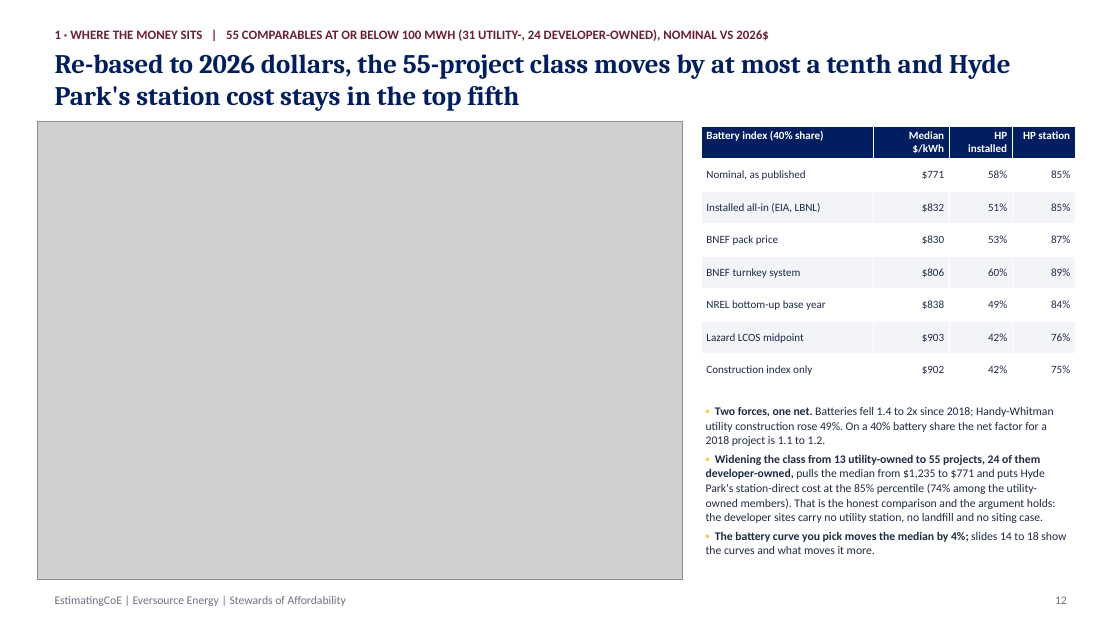
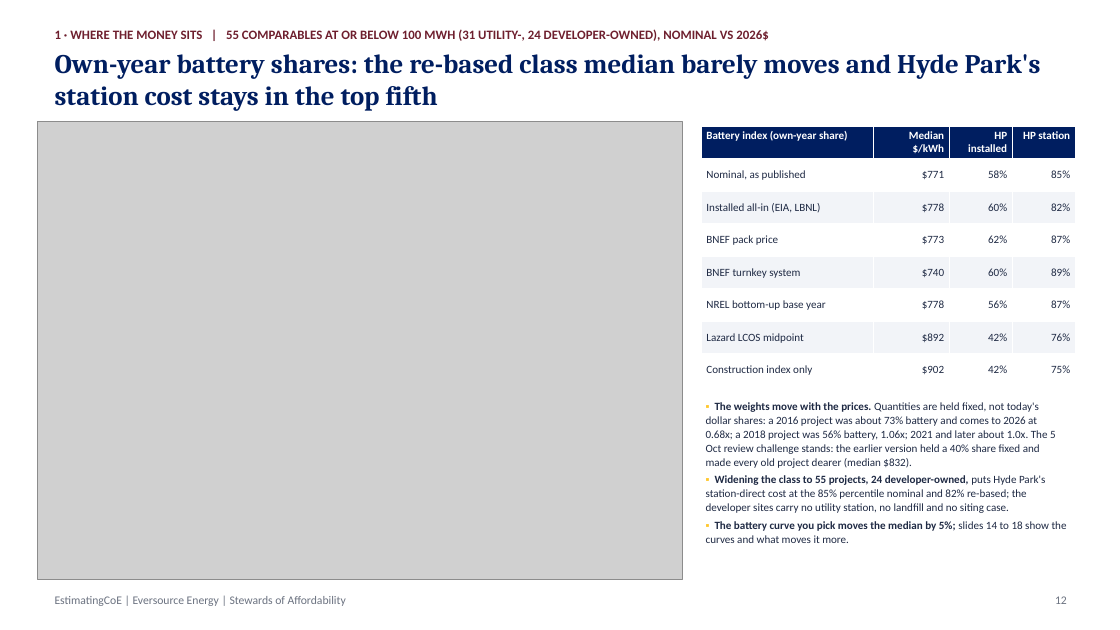
Before and after one commit to gbassaragh/BESS, a slide deck: slide 12 of Hyde Park BESS/6) Cost Analysis Deliverables/Hyde Park BESS - Cost Analysis Deck.pptx. Drawn at 1120x630 pixels with LibreOffice and Linux fonts; fonts in the diff are those of the drawing; grey boxes stand for pictures. Boxes give left, top, right and bottom in pixels: in the first picture for what was removed or moved away, otherwise in the second. Text is boxed around its words. In the diff, an @@ line names an element or a change of style, - is before the commit and + after.

```diff
--- a/Hyde Park BESS/6) Cost Analysis Deliverables/Hyde Park BESS - Cost Analysis Deck.pptx
+++ b/Hyde Park BESS/6) Cost Analysis Deliverables/Hyde Park BESS - Cost Analysis Deck.pptx
@@ text at [55, 54, 1041, 111]: text changed @@
-Re-based to 2026 dollars, the 55-project class moves by at most a tenth and Hyde Park's station cost stays in the top fifth
+Own-year battery shares: the re-based class median barely moves and Hyde Park's station cost stays in the top fifth
@@ table at [702, 126, 1075, 386] @@
-row 1, column 1: Battery index (40% share)
+row 1, column 1: Battery index (own-year share)
-row 3: Installed all-in (EIA, LBNL) | $832 | 51% | 85%
+row 3: Installed all-in (EIA, LBNL) | $778 | 60% | 82%
-row 4, column 2: $830
+row 4, column 2: $773
-row 4, column 3: 53%
+row 4, column 3: 62%
-row 5, column 2: $806
+row 5, column 2: $740
-row 6: NREL bottom-up base year | $838 | 49% | 84%
+row 6: NREL bottom-up base year | $778 | 56% | 87%
-row 7, column 2: $903
+row 7, column 2: $892
@@ text at [706, 402, 1067, 543]: text changed; size 10 to 9.5 pt @@
-▪ Two forces, one net. Batteries fell 1.4 to 2x since 2018; Handy-Whitman utility construction rose 49%. On a 40% battery share the net factor for a 2018 project is 1.1 to 1.2.
-▪ Widening the class from 13 utility-owned to 55 projects, 24 of them developer-owned, pulls the median from $1,235 to $771 and puts Hyde Park's station-direct cost at the 85% percentile (74% among the utility-owned members). That is the honest comparison and the argument holds: the developer sites carry no utility station, no landfill and no siting case.
-▪ The battery curve you pick moves the median by 4%; slides 14 to 18 show the curves and what moves it more.
+▪ The weights move with the prices. Quantities are held fixed, not today's dollar shares: a 2016 project was about 73% battery and comes to 2026 at 0.68x; a 2018 project was 56% battery, 1.06x; 2021 and later about 1.0x. The 5 Oct review challenge stands: the earlier version held a 40% share fixed and made every old project dearer (median $832).
+▪ Widening the class to 55 projects, 24 developer-owned, puts Hyde Park's station-direct cost at the 85% percentile nominal and 82% re-based; the developer sites carry no utility station, no landfill and no siting case.
+▪ The battery curve you pick moves the median by 5%; slides 14 to 18 show the curves and what moves it more.
```
Also in this commit, not shown: 6 other slides changed, 22 other files.
